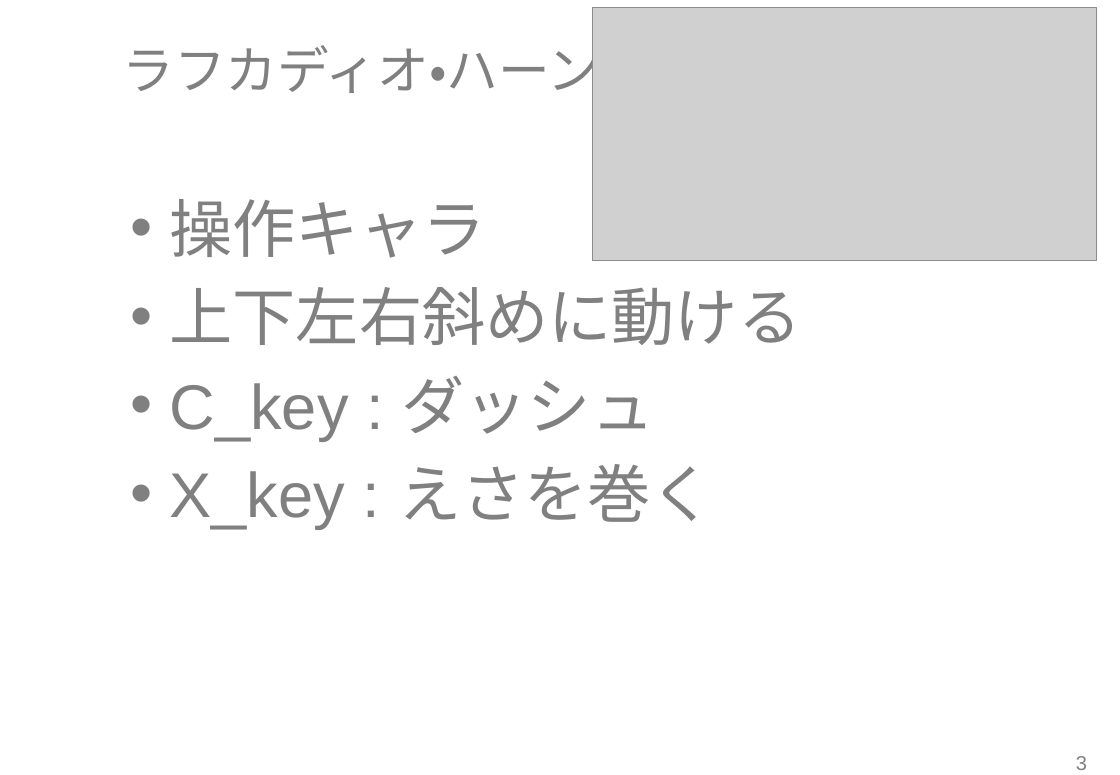
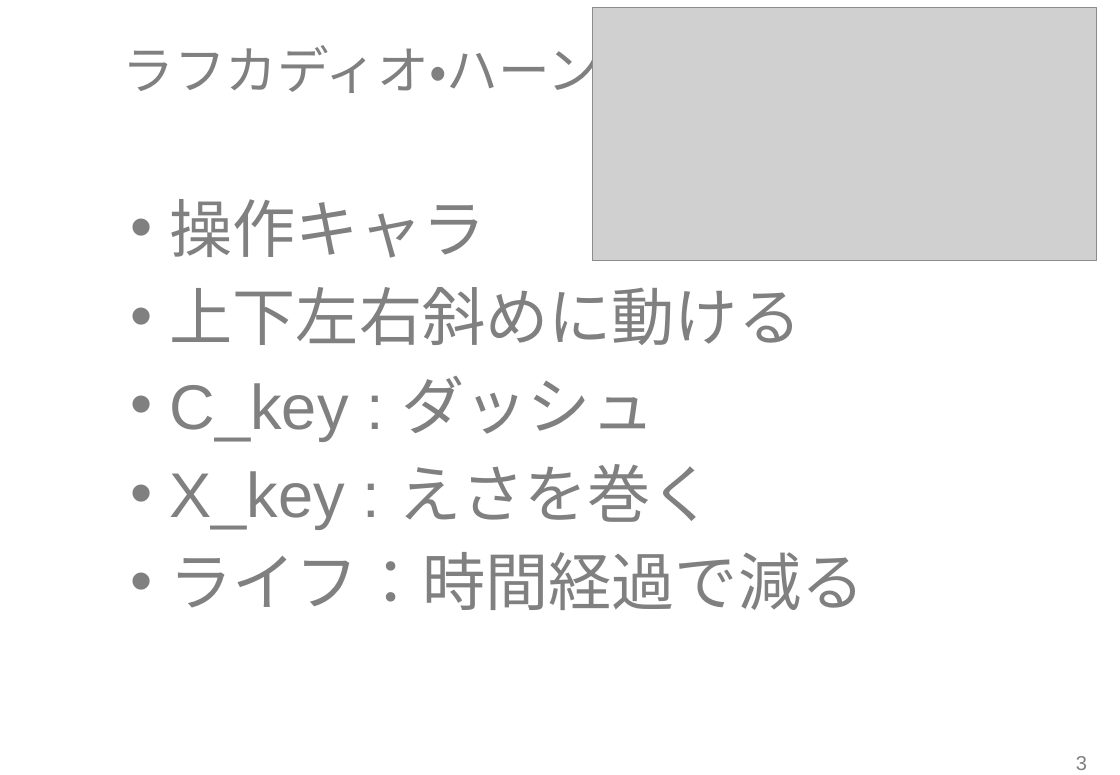
Before and after one commit to RubyCamp/rc2016s_g6, a slide deck: slide 4 of shinziko.pptx. Drawn at 1120x775 pixels with LibreOffice and Linux fonts; fonts in the diff are those of the drawing; grey boxes stand for pictures; background and template pictures are left out. Boxes give left, top, right and bottom in pixels: in the first picture for what was removed or moved away, otherwise in the second. Text is boxed around its words. In the diff, an @@ line names an element or a change of style, - is before the commit and + after.

```diff
--- a/shinziko.pptx
+++ b/shinziko.pptx
@@ text at bbox=[170, 552, 865, 610]: paragraph added @@
+• ライフ：時間経過で減る
```
Also in this commit, not shown: 4 other slides changed, 1 other file.
